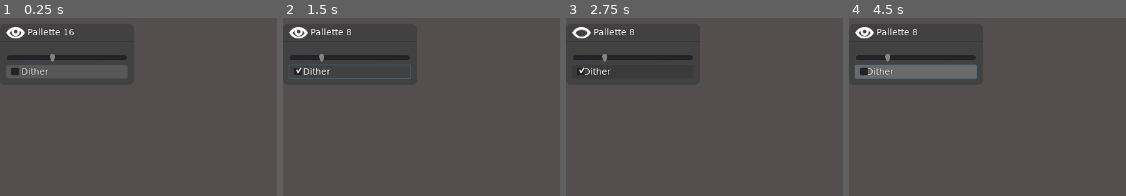
Above: before the commit, frames 1-4 (left to right).
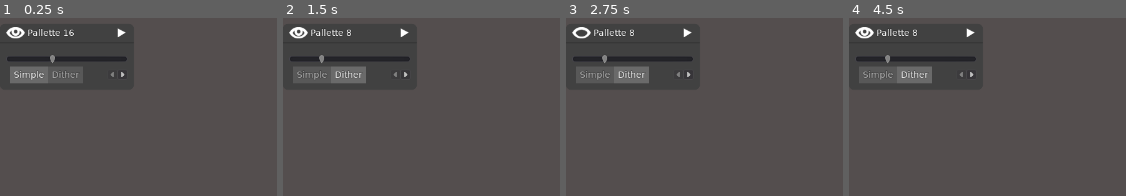
Above: after the commit, the same moments.

Repository: jackaperkins/texrex
Game: Godot game, scene res://modifiers/pallette/modifier_pallette.tscn
The game is run twice, just before and just after one commit, with the same random seed, the same clock (stepped at 60 frames per second) and the same inputs. This scene is started directly instead of the project's main scene.
Inputs (mouse positions are in pixels of both pictures, inside the frame that each line leads up to; where the layout moved, square brackets give the same spot in the first picture):
- Up to frame 1 (0.25 s): no input
- Up to frame 2 (1.5 s): click (349, 34) [349, 32] at 0.5 s; click (349, 71) at 1.25 s, where only the run before the commit has a clickable "Dither"
- Up to frame 3 (2.75 s): click (582, 34) [582, 32] at 2 s
- Up to frame 4 (4.5 s): click (865, 34) [865, 32] at 2.75 s; click (915, 34) [915, 32] at 3.5 s; click (915, 71) at 4.25 s, where only the run before the commit has a clickable "Dither"

The runs differ from the first frame. In frame 1, 2.1% of the frame differs, in the area x 2-46%, y 5-37%; in frame 2, 2.6%; in frame 3, 2.8%; in frame 4, 3.4%, in the area x 2-47%, y 5-37%.
Error in both runs: Invalid call. Nonexistent function 'start_drag' in base 'Nil'. (res://modifiers/pallette/modifier_pallette.gd:95)

Commit message:
add image pallette snapping effects, update tons of modifier UI details

Diff:
--- a/texrex/main.gd
+++ b/texrex/main.gd
@@ -69,7 +69,7 @@
 	modifier_order_updated()
 
 func start_drag(node):
-	drop_visualizer.visible = true
+	potential_index = 0
 	delete_modifiers_container.visible = true
 	is_dragging = true
 	dragging_node = node
@@ -141,6 +141,7 @@
 			update_modifier_drag(event.position)
 
 func update_modifier_drag(position):
+	drop_visualizer.visible = true
 	drag_delete_node = false
 	potential_index = 0
 	var children = modifiers_container.get_children()
--- a/texrex/modifiers/noise/modifier_noise.gd
+++ b/texrex/modifiers/noise/modifier_noise.gd
@@ -7,18 +7,18 @@
 
 # Called when the node enters the scene tree for the first time.
 func _ready():
-	clear_placeholders()
+	mat = mat.duplicate()
+
 	add_primary_child($Noise)
 	set_label('Noise ' + String(scale))
-
-	mat = mat.duplicate()
 
 	var tabs = $Mode
 	tabs.add_tab("Brightness")
 	tabs.add_tab("Hue Shift")
 	tabs.add_tab("Rainbow")
-	add_secondary_child(tabs)
+	add_primary_child(tabs)
 
+	hide_secondary_toggle()
 
 func process_image(incoming:Image):
 	mat.set_shader_param('amount', scale)
--- a/texrex/modifiers/noise/modifier_noise.tscn
+++ b/texrex/modifiers/noise/modifier_noise.tscn
@@ -1,54 +1,7 @@
 [gd_scene load_steps=3 format=2]
 
 [ext_resource path="res://modifiers/modifier_base.tscn" type="PackedScene" id=1]
-
-[sub_resource type="GDScript" id=1]
-script/source = "extends \"res://modifiers/modifier.gd\"
-onready var mat:ShaderMaterial = load('res://modifiers/noise/m_render_noise.tres')
-
-var scale = 0.05
-var mode = 0
-
-# Called when the node enters the scene tree for the first time.
-func _ready():
-	clear_placeholders()
-	add_primary_child($Noise)
-	set_label('Noise ' + String(scale))
-
-	mat = mat.duplicate()
-
-	var tabs = $Mode
-	tabs.add_tab(\"Brightness\")
-	tabs.add_tab(\"Hue Shift\")
-	tabs.add_tab(\"Rainbow\")
-	add_secondary_child(tabs)
-
-
-func process_image(incoming:Image):
-	mat.set_shader_param('amount', scale)
-	mat.set_shader_param('mode', mode)
-
-	# required to feed our image into a shadermaterial and get it back!
-	var image_texture:ImageTexture = ImageTexture.new()
-	image_texture.create_from_image(incoming)
-	mat.set_shader_param('tex', image_texture)
-
-	yield(process_shader(mat, incoming.get_size(), image), 'completed')
-	needs_processing = false
-
-
-func _on_Noise_value_changed(value):
-	scale = pow(value, 4)
-	needs_processing = true
-	set_label('Noise ' + String(scale))
-	emit_signal(\"updated\")
-
-
-func _on_Mode_tab_changed(tab):
-	mode = tab
-	needs_processing = true
-	emit_signal(\"updated\")
-"
+[ext_resource path="res://modifiers/noise/modifier_noise.gd" type="Script" id=2]
 
 [node name="Container" type="VBoxContainer"]
 anchor_right = 1.0
@@ -61,19 +14,19 @@
 [node name="Modifier Noise" parent="." instance=ExtResource( 1 )]
 anchor_right = 0.0
 margin_left = 0.0
-margin_right = 1024.0
-margin_bottom = 113.0
-script = SubResource( 1 )
+margin_right = 1280.0
+margin_bottom = 109.0
+script = ExtResource( 2 )
 
 [node name="Noise" type="HSlider" parent="Modifier Noise"]
-margin_right = 1024.0
+margin_right = 1280.0
 margin_bottom = 16.0
 max_value = 1.0
 step = 0.0
 
 [node name="Mode" type="Tabs" parent="Modifier Noise"]
-margin_right = 1024.0
-margin_bottom = 113.0
+margin_right = 1280.0
+margin_bottom = 109.0
 size_flags_horizontal = 3
 tab_align = 0
 
--- /dev/null
+++ b/texrex/modifiers/pallette/m_render_pallette_from_image.tres
@@ -0,0 +1,8 @@
+[gd_resource type="ShaderMaterial" load_steps=3 format=2]
+
+[ext_resource path="res://textures/pallettes/quake1_pallette.png" type="Texture" id=1]
+[ext_resource path="res://modifiers/pallette/pallette_from_image.shader" type="Shader" id=2]
+
+[resource]
+shader = ExtResource( 2 )
+shader_param/sourcePallette = ExtResource( 1 )
--- a/texrex/modifiers/pallette/modifier_pallette.gd
+++ b/texrex/modifiers/pallette/modifier_pallette.gd
@@ -1,5 +1,14 @@
 extends "res://modifiers/modifier.gd"
-onready var mat:ShaderMaterial = load('res://modifiers/pallette/m_render_pallette.tres')
+onready var mat_simple:ShaderMaterial = load('res://modifiers/pallette/m_render_pallette.tres')
+onready var mat_image:ShaderMaterial = load('res://modifiers/pallette/m_render_pallette_from_image.tres')
+
+var mat:ShaderMaterial
+
+var mode = 0 # 0=simple, 1=from image
+
+## for image mode
+var pallette_name = ""
+var pallette_image:StreamTexture = null
 
 var count = 0
 var dither = false
@@ -10,28 +19,59 @@
 func _ready():
 	pallette = $Pallette
 	count = pallette.value
-	mat = mat.duplicate()
+	mat_simple = mat_simple.duplicate()
+	mat_image = mat_image.duplicate()
 	set_secondary_visible(false)
+
+	$mode.add_tab("Simple")
+	$mode.add_tab("Dither")
+	$mode.add_tab("Pallette")
+
+
+
+	var first = true
+	for child in $MarginContainer/GridContainer.get_children():
+		child.connect("pallette_picked", self, "_on_pallette_picked")
+		if first:
+			first = false
+			mat_image.set_shader_param('sourcePallette', child.pallette)
+			pallette_name = child.pallette_name
+
 	add_primary_child($Pallette)
-	add_primary_child($Dither)
-	hide_secondary_toggle()
+	add_primary_child($mode)
+	add_secondary_child($MarginContainer)
+
 	_update_ui()
 
 
-func _update_ui():
-	print('updating pallete modifier ui' + String(count))
-	set_label('Pallette ' + String(count))
-
 func process_image(incoming:Image):
-	mat.set_shader_param('count', count)
-	mat.set_shader_param('dither', dither)
-	# required to feed our image into a shadermaterial and get it back!
+	if mode == 0 or mode == 1:
+		mat_simple.set_shader_param('count', count)
+		mat_simple.set_shader_param('dither', mode == 1)
+		mat = mat_simple
+		# required to feed our image into a shadermaterial and get it back!
+	elif mode == 2:
+		mat = mat_image
 	var image_texture:ImageTexture = ImageTexture.new()
 	image_texture.create_from_image(incoming)
 	mat.set_shader_param('tex', image_texture)
 
 	yield(process_shader(mat, incoming.get_size(), image), 'completed')
 	needs_processing = false
+
+func _on_pallette_picked (pallette, new_name):
+	print('new pallette picked')
+	mat_image.set_shader_param('sourcePallette', pallette)
+	pallette_name = new_name
+	_update_ui()
+	needs_processing = true
+	emit_signal('updated')
+
+func _update_ui():
+	if mode < 2:
+		set_label('Pallette ' + String(count))
+	elif mode == 2:
+		set_label('Pallette ' + pallette_name)
 
 func _on_Pallette_value_changed(value):
 	count = value
@@ -40,10 +80,12 @@
 	needs_processing = true
 	emit_signal('updated')
 
-
-func _on_Dither_toggled(button_pressed):
-	dither = button_pressed
-	if button_pressed:
+func _on_mode_tab_changed(tab):
+	mode = tab
+	if mode == 1:
 		pallette.value = min(pallette.value,8)
+	if mode > 1:
+		_on_show_toggled(true)
+	_update_ui()
 	needs_processing = true
 	emit_signal('updated')
--- a/texrex/modifiers/pallette/modifier_pallette.tscn
+++ b/texrex/modifiers/pallette/modifier_pallette.tscn
@@ -1,8 +1,11 @@
-[gd_scene load_steps=4 format=2]
+[gd_scene load_steps=7 format=2]
 
 [ext_resource path="res://modifiers/modifier_base.tscn" type="PackedScene" id=1]
 [ext_resource path="res://theme/main_theme.tres" type="Theme" id=2]
 [ext_resource path="res://modifiers/pallette/modifier_pallette.gd" type="Script" id=3]
+[ext_resource path="res://modifiers/pallette/thumbnail.tscn" type="PackedScene" id=4]
+[ext_resource path="res://textures/pallettes/quake1_pallette.png" type="Texture" id=5]
+[ext_resource path="res://textures/pallettes/doom_pallette.png" type="Texture" id=6]
 
 [node name="Modifier Resolution" type="VBoxContainer"]
 self_modulate = Color( 1, 0.831373, 0.831373, 1 )
@@ -19,12 +22,12 @@
 [node name="Modifier Pallette" parent="." instance=ExtResource( 1 )]
 anchor_right = 0.0
 margin_left = 0.0
-margin_right = 214.0
-margin_bottom = 118.0
+margin_right = 414.0
+margin_bottom = 126.0
 script = ExtResource( 3 )
 
 [node name="Pallette" type="HSlider" parent="Modifier Pallette"]
-margin_right = 214.0
+margin_right = 414.0
 margin_bottom = 16.0
 min_value = 2.0
 max_value = 512.0
@@ -34,10 +37,63 @@
 "_edit_use_anchors_": false
 }
 
-[node name="Dither" type="CheckBox" parent="Modifier Pallette"]
-margin_right = 214.0
-margin_bottom = 118.0
-text = "Dither"
+[node name="MarginContainer" type="MarginContainer" parent="Modifier Pallette"]
+margin_right = 414.0
+margin_bottom = 126.0
+custom_constants/margin_right = 0
+custom_constants/margin_top = 10
+custom_constants/margin_left = 0
+custom_constants/margin_bottom = 20
+
+[node name="GridContainer" type="GridContainer" parent="Modifier Pallette/MarginContainer"]
+margin_top = 10.0
+margin_right = 414.0
+margin_bottom = 106.0
+custom_constants/vseparation = 25
+custom_constants/hseparation = 10
+columns = 5
+__meta__ = {
+"_edit_use_anchors_": false
+}
+
+[node name="quakePallette" parent="Modifier Pallette/MarginContainer/GridContainer" instance=ExtResource( 4 )]
+anchor_right = 0.0
+anchor_bottom = 0.0
+margin_right = 96.0
+margin_bottom = 96.0
+pallette = ExtResource( 5 )
+pallette_name = "Quake One"
+
+[node name="quakePallette4" parent="Modifier Pallette/MarginContainer/GridContainer" instance=ExtResource( 4 )]
+anchor_right = 0.0
+anchor_bottom = 0.0
+margin_left = 106.0
+margin_right = 202.0
+margin_bottom = 96.0
+pallette = ExtResource( 6 )
+pallette_name = "Doom"
+
+[node name="quakePallette2" parent="Modifier Pallette/MarginContainer/GridContainer" instance=ExtResource( 4 )]
+anchor_right = 0.0
+anchor_bottom = 0.0
+margin_left = 212.0
+margin_right = 308.0
+margin_bottom = 96.0
+pallette = ExtResource( 5 )
+pallette_name = "Quake One"
+
+[node name="quakePallette3" parent="Modifier Pallette/MarginContainer/GridContainer" instance=ExtResource( 4 )]
+anchor_right = 0.0
+anchor_bottom = 0.0
+margin_left = 318.0
+margin_right = 414.0
+margin_bottom = 96.0
+pallette = ExtResource( 5 )
+pallette_name = "Quake One"
+
+[node name="mode" type="Tabs" parent="Modifier Pallette"]
+margin_right = 414.0
+margin_bottom = 126.0
 
 [connection signal="value_changed" from="Modifier Pallette/Pallette" to="Modifier Pallette" method="_on_Pallette_value_changed"]
-[connection signal="toggled" from="Modifier Pallette/Dither" to="Modifier Pallette" method="_on_Dither_toggled"]
+[connection signal="tab_changed" from="Modifier Pallette/mode" to="Modifier Pallette" method="_on_mode_tab_changed"]
--- /dev/null
+++ b/texrex/modifiers/pallette/pallette_from_image.shader
@@ -0,0 +1,24 @@
+shader_type canvas_item;
+
+uniform sampler2D tex : hint_black;
+uniform sampler2D sourcePallette : hint_black;
+
+
+
+void fragment() {
+	vec4 pixel = texture(tex, UV);
+
+	float dist = 1000.0;
+	vec4 color = vec4(0.0, 0.0, 0.0, 0.0);
+
+	for(int i =0; i < 256; i++) {
+		vec4 palletteSample = texture(sourcePallette, vec2(float(i%16),float(i/16)) / 16.0);
+		float d = distance(pixel, palletteSample);
+		if(d < dist) {
+			dist = d;
+			color = palletteSample;
+		}
+	}
+
+	COLOR = color;
+}
--- /dev/null
+++ b/texrex/modifiers/pallette/thumbnail.gd
@@ -0,0 +1,14 @@
+extends Control
+
+signal pallette_picked(pallette)
+
+export var pallette: Texture
+export var pallette_name: String
+
+# Called when the node enters the scene tree for the first time.
+func _ready():
+	$TextureButton.texture_normal = pallette
+	$Label.text = pallette_name
+
+func _on_TextureButton_pressed():
+	emit_signal("pallette_picked", pallette, pallette_name)
--- /dev/null
+++ b/texrex/modifiers/pallette/thumbnail.tscn
@@ -0,0 +1,39 @@
+[gd_scene load_steps=3 format=2]
+
+[ext_resource path="res://textures/pallettes/quake1_pallette.png" type="Texture" id=1]
+[ext_resource path="res://modifiers/pallette/thumbnail.gd" type="Script" id=2]
+
+[node name="Control" type="Control"]
+anchor_right = 1.0
+anchor_bottom = 1.0
+margin_right = -1216.0
+margin_bottom = -672.0
+rect_min_size = Vector2( 96, 96 )
+script = ExtResource( 2 )
+__meta__ = {
+"_edit_use_anchors_": false
+}
+
+[node name="TextureButton" type="TextureButton" parent="."]
+anchor_right = 1.0
+anchor_bottom = 1.0
+texture_normal = ExtResource( 1 )
+expand = true
+stretch_mode = 5
+__meta__ = {
+"_edit_use_anchors_": false
+}
+
+[node name="Label" type="Label" parent="."]
+anchor_top = 1.0
+anchor_right = 1.0
+anchor_bottom = 1.0
+margin_left = 0.297302
+margin_top = 1.16238
+margin_right = 0.297302
+margin_bottom = 15.1624
+text = "Quake1"
+align = 1
+valign = 1
+
+[connection signal="pressed" from="TextureButton" to="." method="_on_TextureButton_pressed"]
--- a/texrex/project.godot
+++ b/texrex/project.godot
@@ -31,6 +31,29 @@
 window/size/width=1280
 window/size/height=768
 
+[importer_defaults]
+
+texture={
+"compress/bptc_ldr": 0,
+"compress/hdr_mode": 0,
+"compress/lossy_quality": 0.7,
+"compress/mode": 0,
+"compress/normal_map": 0,
+"detect_3d": true,
+"flags/anisotropic": false,
+"flags/filter": false,
+"flags/mipmaps": false,
+"flags/repeat": 0,
+"flags/srgb": 2,
+"process/HDR_as_SRGB": false,
+"process/fix_alpha_border": true,
+"process/invert_color": false,
+"process/premult_alpha": false,
+"size_limit": 0,
+"stream": false,
+"svg/scale": 1.0
+}
+
 [input]
 
 middle_mouse={
Binary file added: texrex/textures/pallettes/doom_pallette.png
Not shown, added: texrex/textures/pallettes/doom_pallette.png.import
Binary file added: texrex/textures/pallettes/quake1_pallette.png
Not shown, added: texrex/textures/pallettes/quake1_pallette.png.import
Not shown, changed: readme.md
Not shown, added: sample_textures/70shome.PNG
Not shown, changed: sample_textures/UVMap.png
Not shown, removed: sample_textures/trashcan_transparent.png
